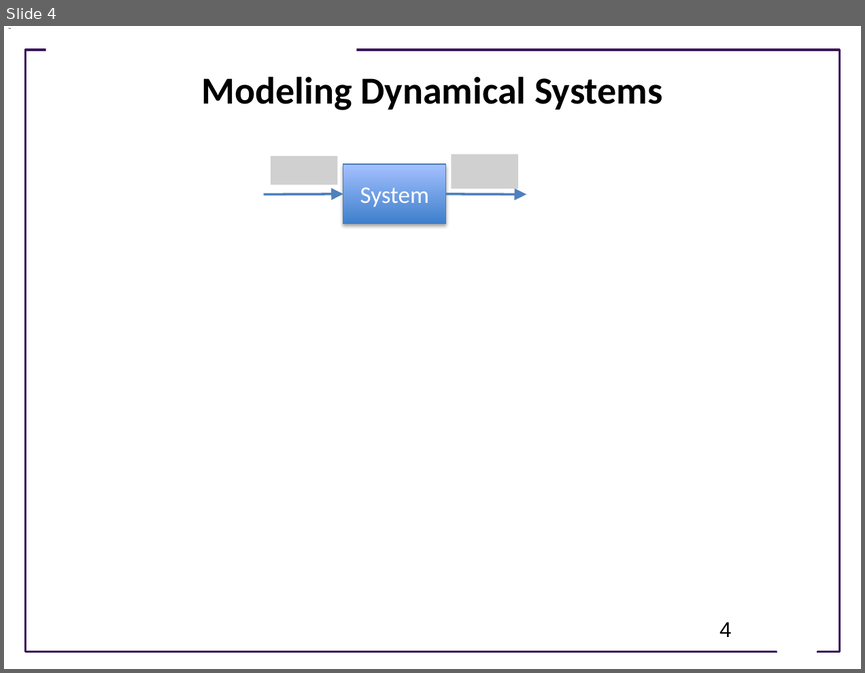
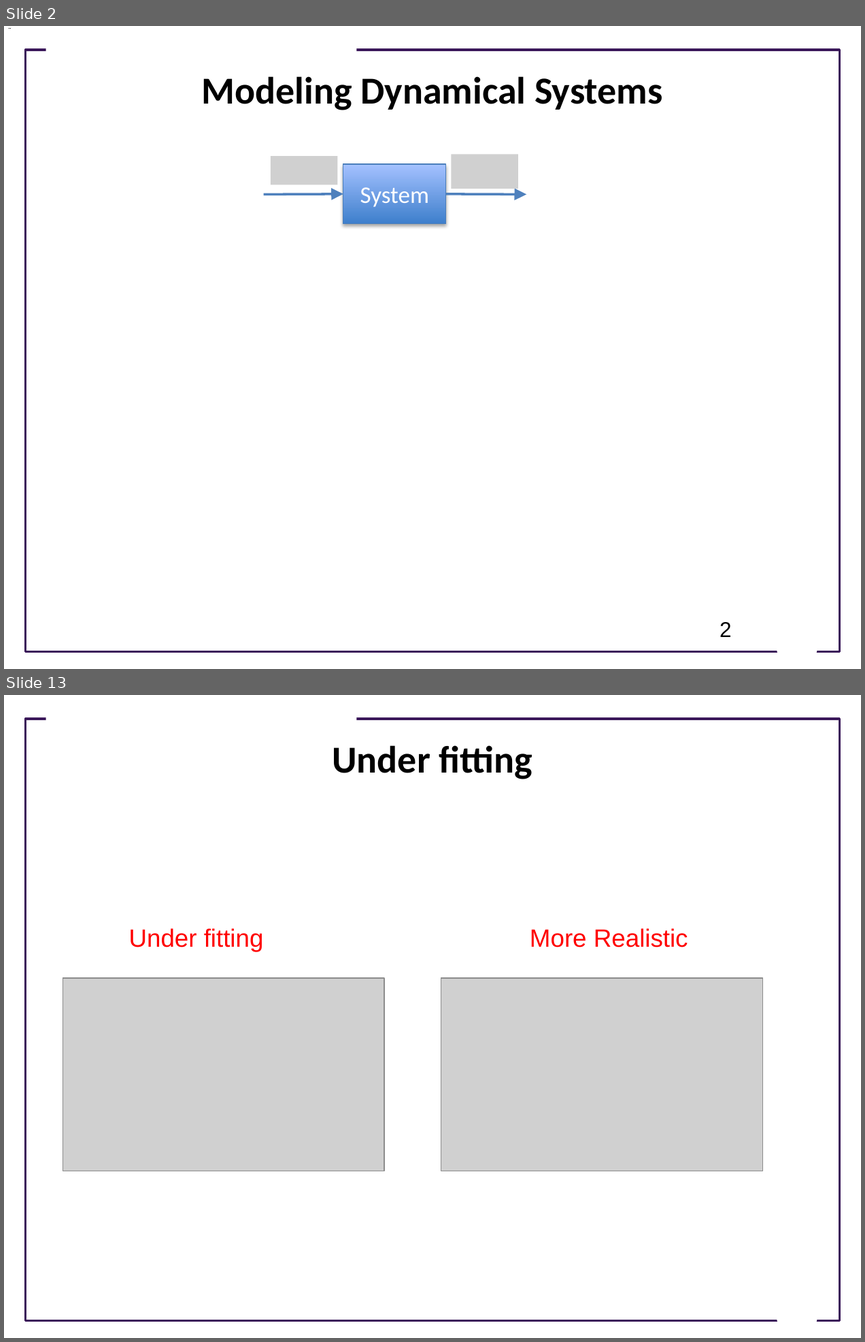
Before and after one commit to joseph-hellerstein/advanced-controls-lectures, a slide deck: classes/winter_2023/lectures/lecture_11-system-identification/system_identification.pptx. Shown one above the other, each under a label of ours: slide 4 before the commit, slides 2 and 13 after it; the slides between them are not shown. The pictures are 865x673 and 865x1342 pixels, drawn with LibreOffice and Linux fonts; fonts in the diff are those of the drawing; grey boxes stand for pictures; background and template pictures are left out. Boxes give left, top, right and bottom in pixels: in the first picture for what was removed or moved away, otherwise in the second. Text is boxed around its words. In the diff, an @@ line names an element or a change of style, - is before the commit and + after.

```diff
--- a/classes/winter_2023/lectures/lecture_11-system-identification/system_identification.pptx
+++ b/classes/winter_2023/lectures/lecture_11-system-identification/system_identification.pptx
@@ slide 13 added at box(4, 695, 861, 1338), background #FFFFFF; not listed: 3 template elements that a slide beside it also shows @@
@@ title added at box(332, 745, 533, 779), 32 pt, text #000000, bold @@
+Under fitting
@@ text added at box(129, 928, 264, 951), 21 pt, text #FF0000 @@
+Under fitting
@@ text added at box(530, 928, 688, 947), 21 pt, text #FF0000 @@
+More Realistic
@@ picture added at box(63, 978, 384, 1170) @@
@@ picture added at box(441, 978, 762, 1170) @@
@@ what was slide 4 is now slide 2 @@
@@ page number at box(719, 622, 732, 637): text changed @@
-4
+2
```
Also in this commit, not shown: 2 slides changed, 12 other slides added, 2 slides removed, 2 other files.
